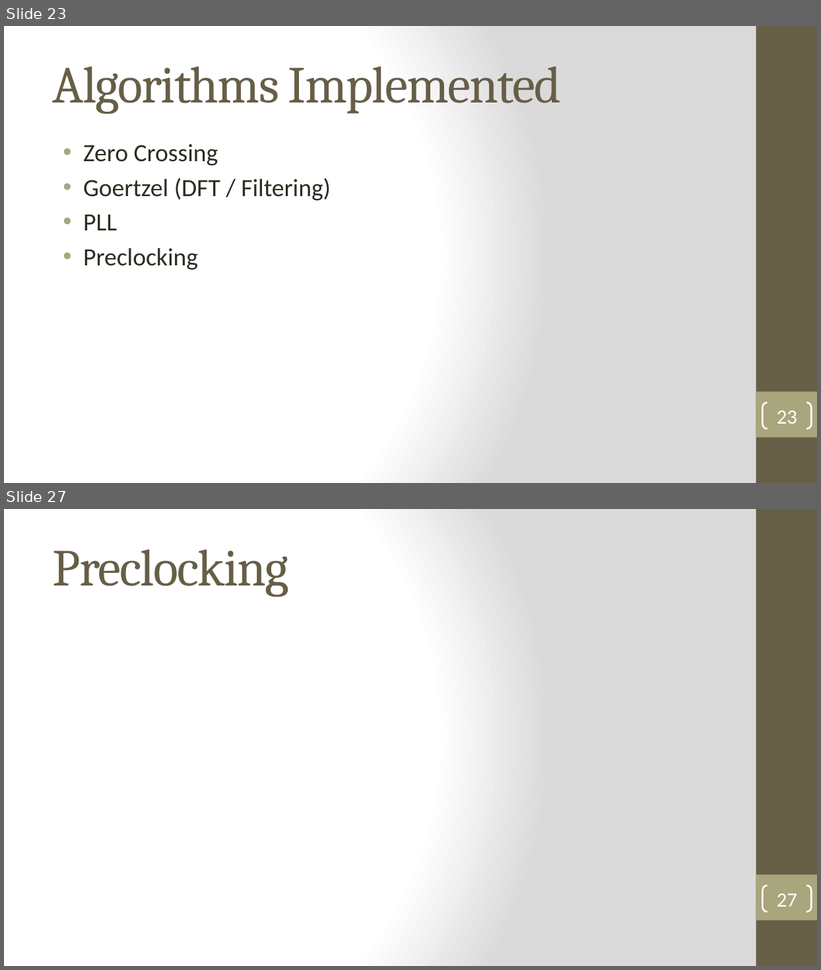
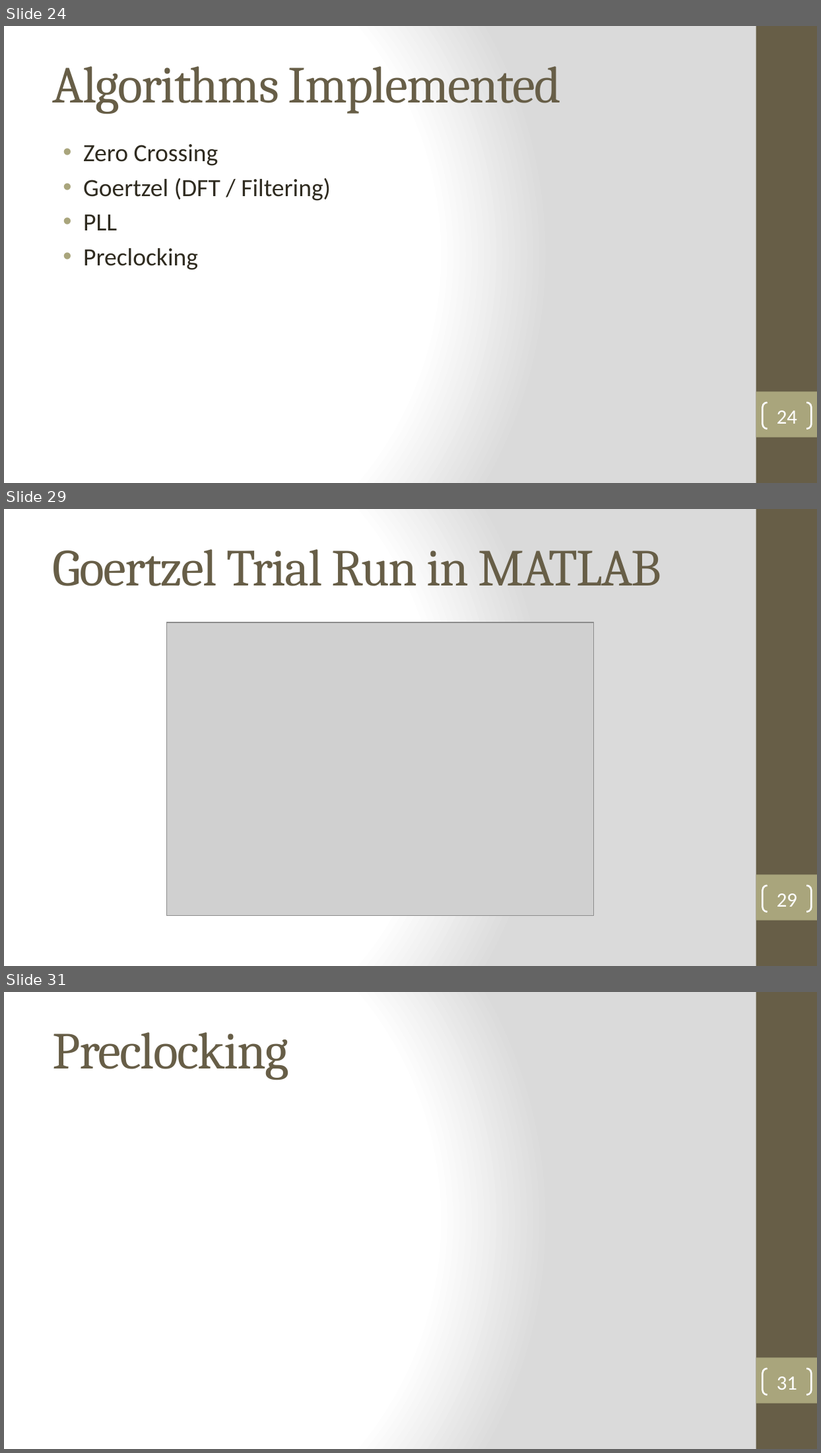
Before and after one commit to robbieford/RRXThesis, a slide deck: Thesis Defense.pptx. Shown one above the other, each under a label of ours: slides 23 and 27 before the commit, slides 24, 29 and 31 after it; the slides between them are not shown. The pictures are 821x970 and 821x1453 pixels, drawn with LibreOffice and Linux fonts; fonts in the diff are those of the drawing; grey boxes stand for pictures. Boxes give left, top, right and bottom in pixels: in the first picture for what was removed or moved away, otherwise in the second. Text is boxed around its words. In the diff, an @@ line names an element or a change of style, - is before the commit and + after.

```diff
--- a/Thesis Defense.pptx
+++ b/Thesis Defense.pptx
@@ slide 29 added at <box>4,509,817,966</box>, background gradient #FFFFFF to #DADADA; not listed: 2 template elements that a slide beside it also shows @@
@@ title added at <box>53,549,661,586</box>, 46 pt, text #675E47 @@
+Goertzel Trial Run in MATLAB
@@ picture added at <box>166,623,593,916</box> @@
@@ page number added at <box>762,885,811,912</box>, outline #FFFFFF 1.5 pt, 18 pt, text #FFFFFF @@
+29
@@ what was slide 23 is now slide 24 @@
@@ page number at <box>777,411,797,424</box>: text changed @@
-23
+24
@@ what was slide 27 is now slide 31 @@
@@ page number at <box>777,1377,797,1390</box>: text changed @@
-27
+31
```
Also in this commit, not shown: 17 slides changed, 7 other slides added, 2 slides removed, 2 other files.
